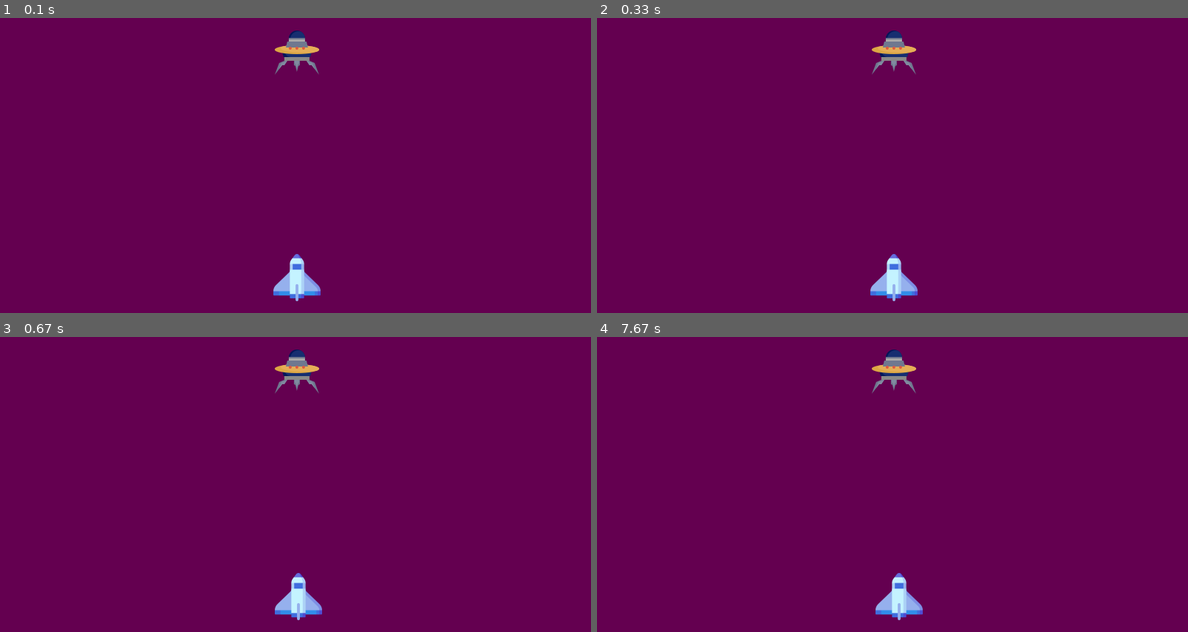
Above: before the commit, frames 1-4 (two rows, left to right).
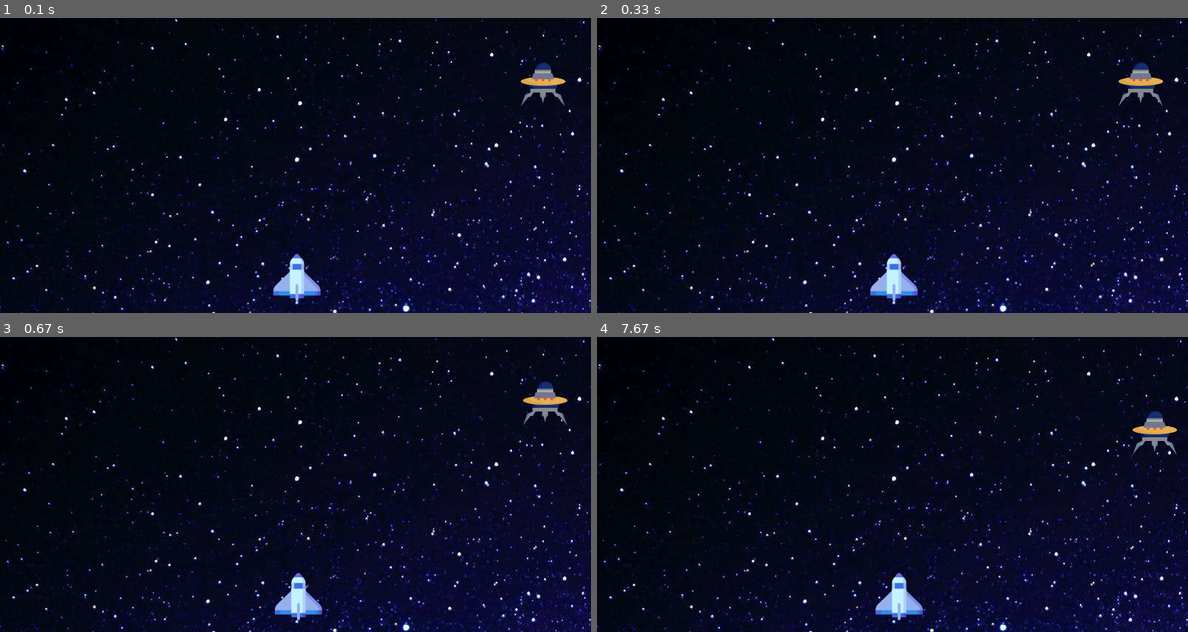
Above: after the commit, the same moments.

Repository: dropdeaddavi/space-invader-pygame
Game: pygame game, started from main.py
The game is run twice, just before and just after one commit, with the same random seed, the same clock (stepped at 60 frames per second) and the same inputs.
Inputs:
- Up to frame 1 (0.1 s): no input
- Up to frame 2 (0.33 s): no input
- Up to frame 3 (0.67 s): hold Right from 0.33 s (still down)
- Up to frame 4 (7.67 s): release Right at 0.8 s; hold Right 0.83-1.3 s; hold Left 1.33-1.87 s; hold Left 1.9-2.3 s; hold Right 2.33-2.97 s; hold Left 3-3.47 s; hold Right 3.5-3.97 s; hold Right 4-4.47 s; hold Left 4.5-5.03 s; hold Left 5.07-5.47 s; hold Right 5.5-6.13 s; hold Left 6.17-6.63 s; hold Right 6.67-7.13 s; hold Right 7.17-7.63 s

The runs differ from the first frame. In frame 1, 99% of the frame differs, in the area x 0-100%, y 0-100%; in frame 2, 99%; in frame 3, 99%; in frame 4, 99%.

Commit message:
Enemy movement and background image added.

Diff:
--- a/main.py
+++ b/main.py
@@ -26,10 +26,14 @@
 # Enemy 1
 
 Enemy_1_Image = pygame.image.load("EnemyAlien.png")
-Enemy_1_X = 370
-Enemy_1_Y = 15
-Enemy_1_Xchange = 0
-Enemy_1_Ychange = 0
+Enemy_1_X = random.randint(0, 800)
+Enemy_1_Y = random.randint(15, 100)
+Enemy_1_Xchange = 0.1
+Enemy_1_Ychange = 40
+
+# Background
+
+background = pygame.image.load("SpaceBackground.jpeg")
 
 
 def Player(x, y):
@@ -45,7 +49,7 @@
 
 while windowRunning:
 
-    screen.fill((100, 0, 80))
+    screen.blit(background, (0, 0))
 
     for event in pygame.event.get():
         if event.type == pygame.QUIT:
@@ -56,16 +60,23 @@
                 Xchange = -.1
             if event.key == pygame.K_RIGHT:
                 Xchange = .1
-            if event.key == pygame.K_UP:
-                Ychange = -.1
-            if event.key == pygame.K_DOWN:
-                Ychange = .1
 
         if event.type == pygame.KEYUP:
             if event.key == pygame.K_LEFT or event.key == pygame.K_RIGHT:
                 Xchange = 0
-            if event.key == pygame.K_UP or event.key == pygame.K_DOWN:
-                Ychange = 0
+
+    # Enemy Movement
+
+    Enemy_1_X += Enemy_1_Xchange
+
+    if Enemy_1_X <= 0:
+        Enemy_1_Xchange = .1
+        Enemy_1_Y += Enemy_1_Ychange
+    elif Enemy_1_X >= 736:
+        Enemy_1_Xchange = -.1
+        Enemy_1_Y += Enemy_1_Ychange
+
+    # Player Movement
 
     PlayerX += Xchange
 
@@ -74,7 +85,6 @@
     elif PlayerX >= 736:
         PlayerX = 736
 
-    PlayerY += Ychange
     Enemy(Enemy_1_X, Enemy_1_Y)
     Player(PlayerX, PlayerY)
     pygame.display.update()
Binary file added: SpaceBackground.jpeg
